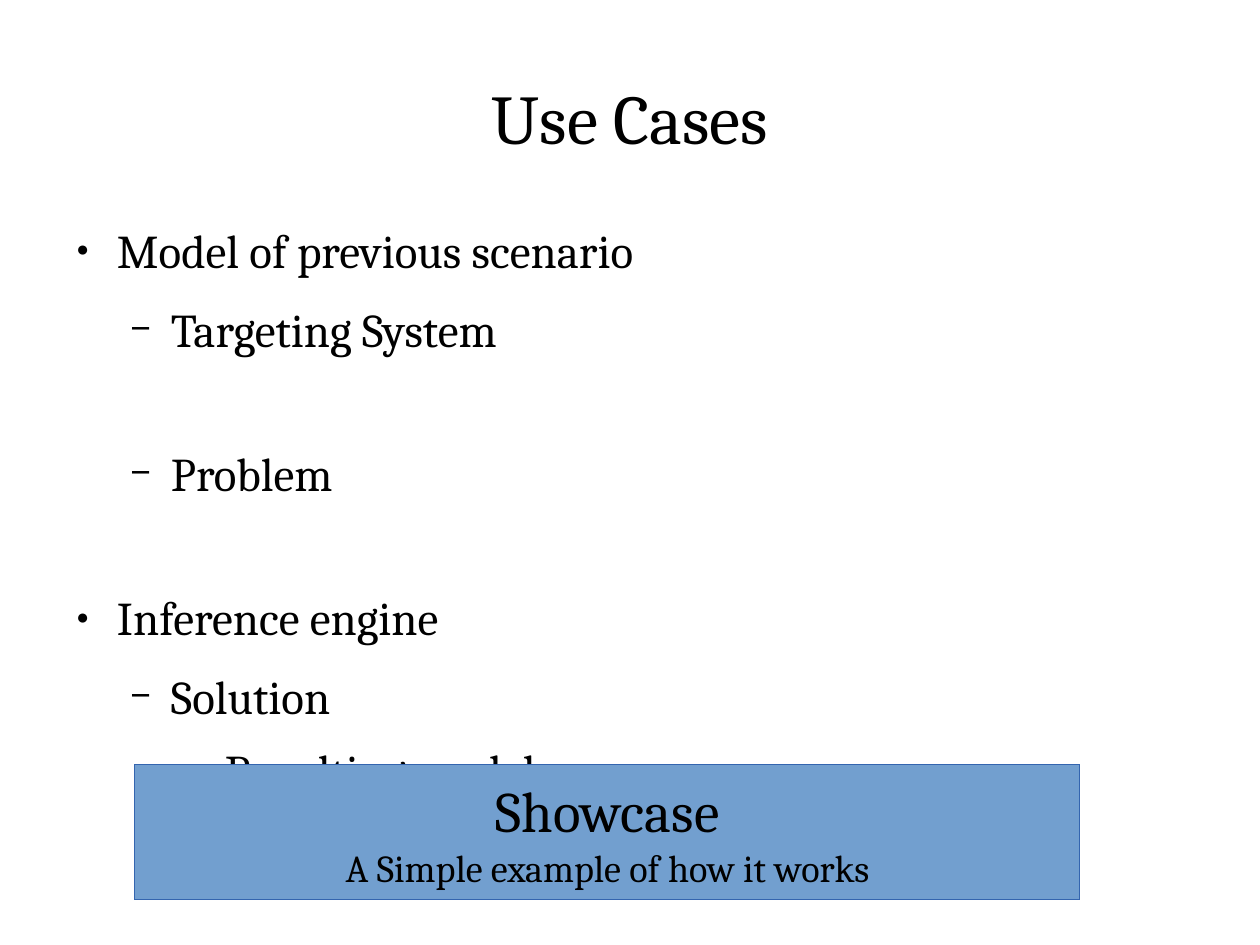
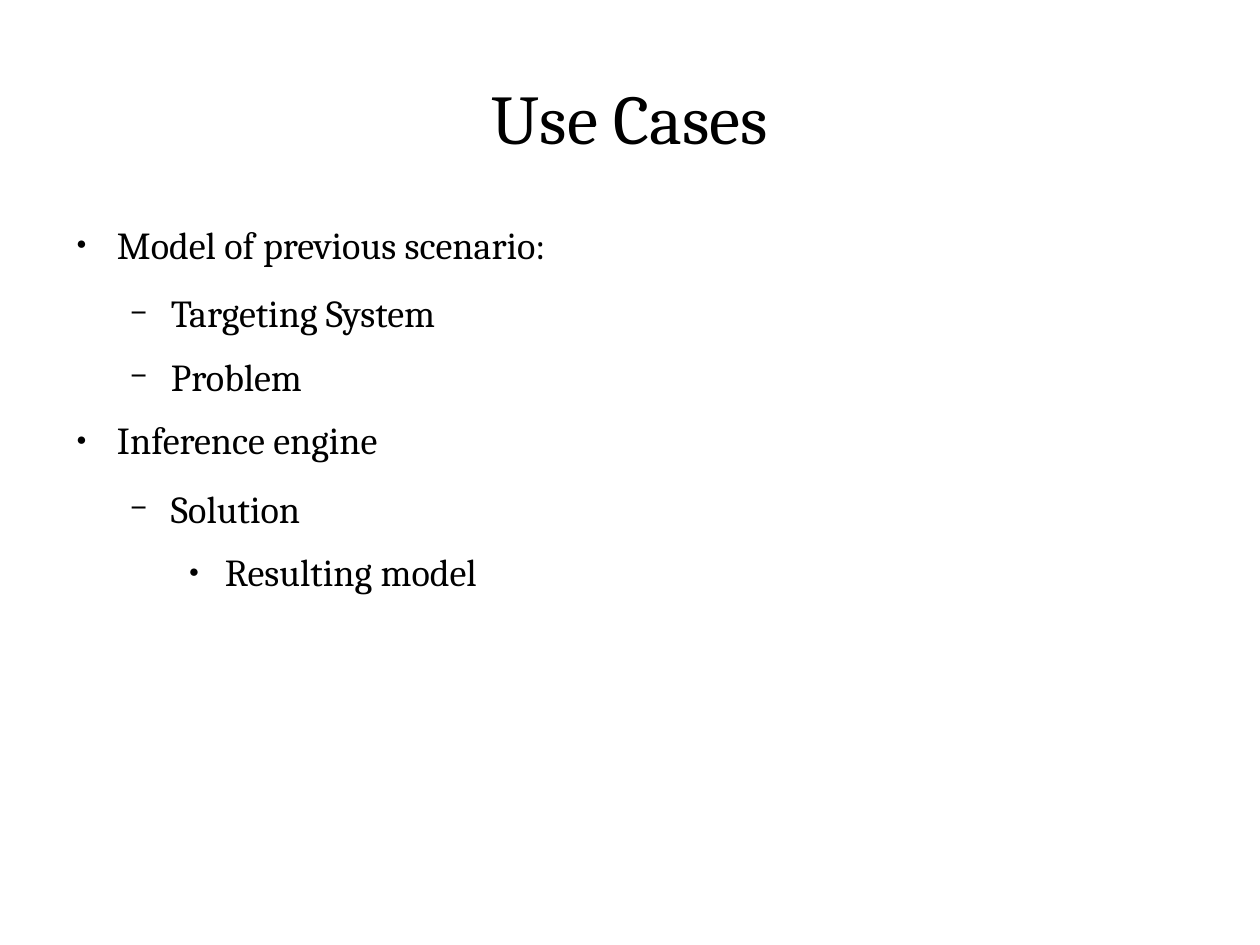
Before and after one commit to ShiZhan/fs-crawler, a slide deck: slide 6 of doc/oam.odp. Drawn at 1260x945 pixels with LibreOffice and Linux fonts; fonts in the diff are those of the drawing. Boxes give left, top, right and bottom in pixels: in the first picture for what was removed or moved away, otherwise in the second. Text is boxed around its words. In the diff, an @@ line names an element or a change of style, - is before the commit and + after.

```diff
--- a/doc/oam.odp
+++ b/doc/oam.odp
@@ text at (117, 232, 546, 267): text changed; size 29.6 to 24 pt @@
-● Model of previous scenario
+● Model of previous scenario:
@@ text at (117, 301, 477, 595): size 29.6 to 24 pt in "Targeting System", "Problem", "Inference engine", "Solution" and 1 more places @@
@@ rectangle removed at (135, 765, 1080, 900) @@
-Showcase
-A Simple example of how it works
```
Also in this commit, not shown: 6 other slides changed, 2 slides added, 1 slide removed.
